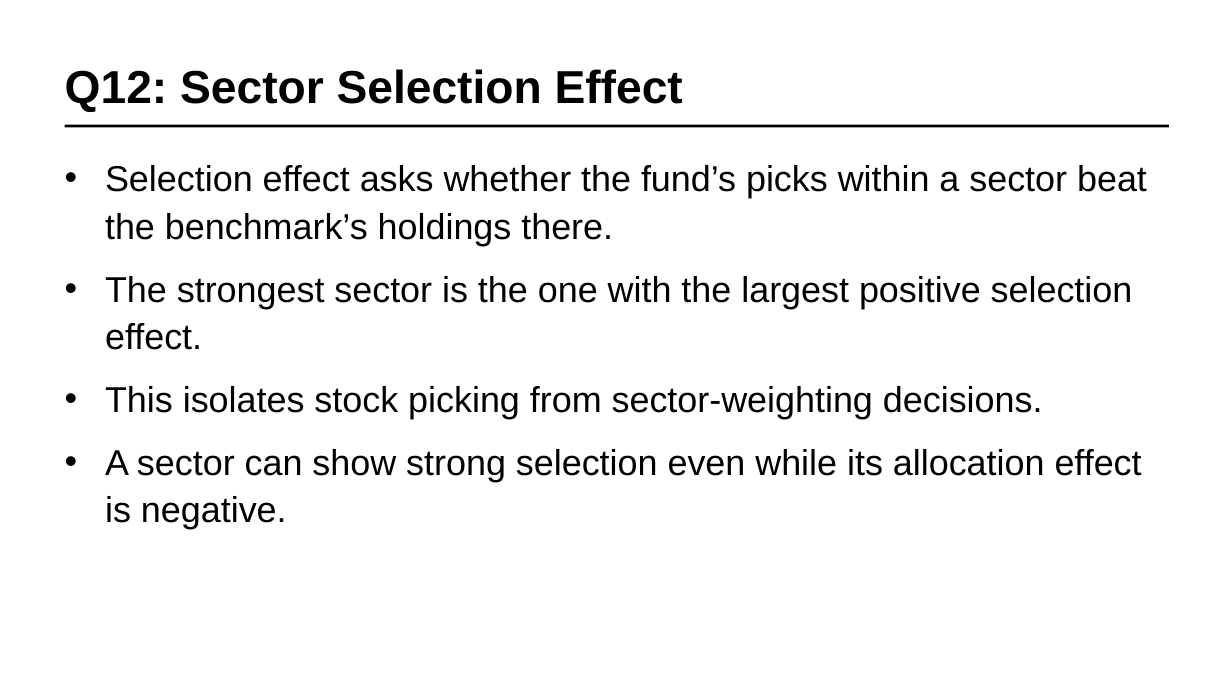
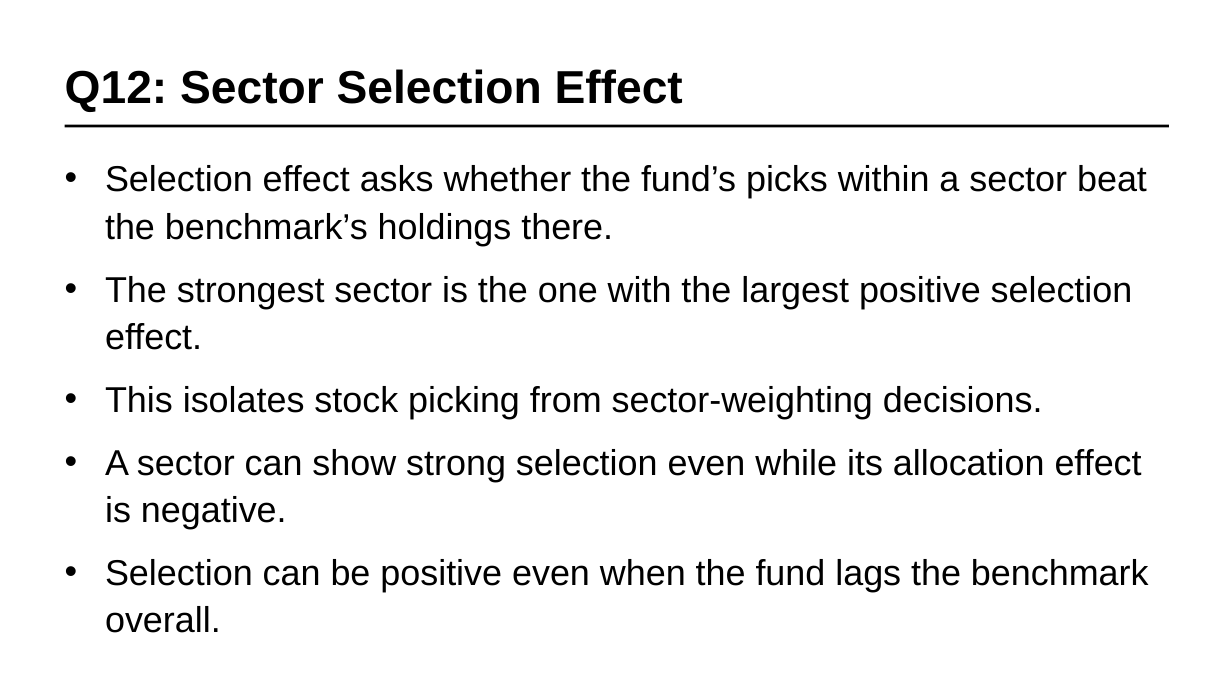
Before and after one commit to ddddil/SF_DAT_15, a slide deck: slide 56 of fina4126/ETF_Performance_Evaluation_Bond_Screening_Revised.pptx. Drawn at 1232x693 pixels with LibreOffice and Linux fonts; fonts in the diff are those of the drawing. Boxes give left, top, right and bottom in pixels: in the first picture for what was removed or moved away, otherwise in the second. Text is boxed around its words. In the diff, an @@ line names an element or a change of style, - is before the commit and + after.

```diff
--- a/fina4126/ETF_Performance_Evaluation_Bond_Screening_Revised.pptx
+++ b/fina4126/ETF_Performance_Evaluation_Bond_Screening_Revised.pptx
@@ text at (x1=105, y1=559, x2=1149, y2=633): paragraph added @@
+• Selection can be positive even when the fund lags the benchmark overall.
```
Also in this commit, not shown: 7 other slides changed, 1 slide added.
